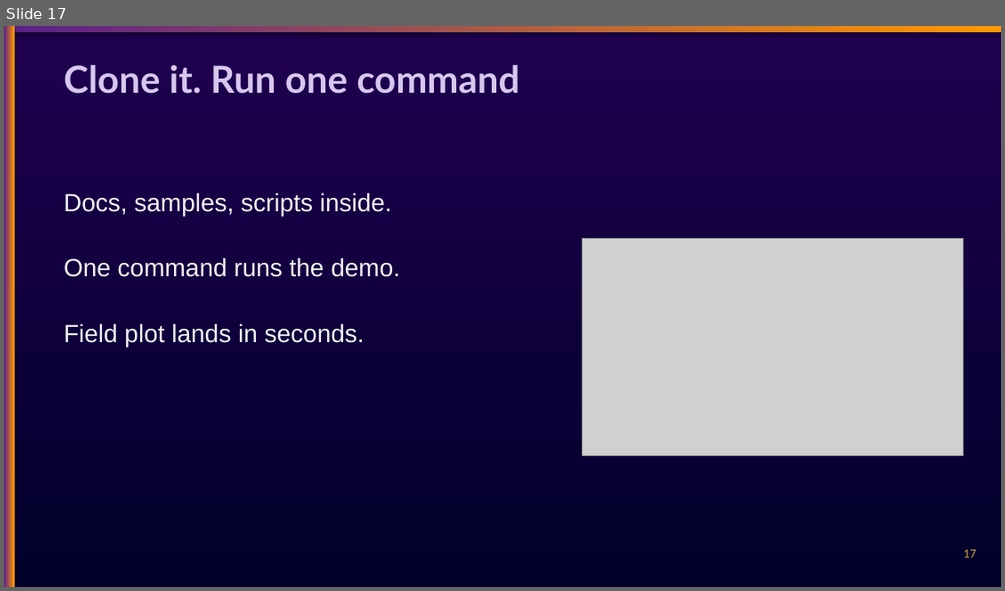
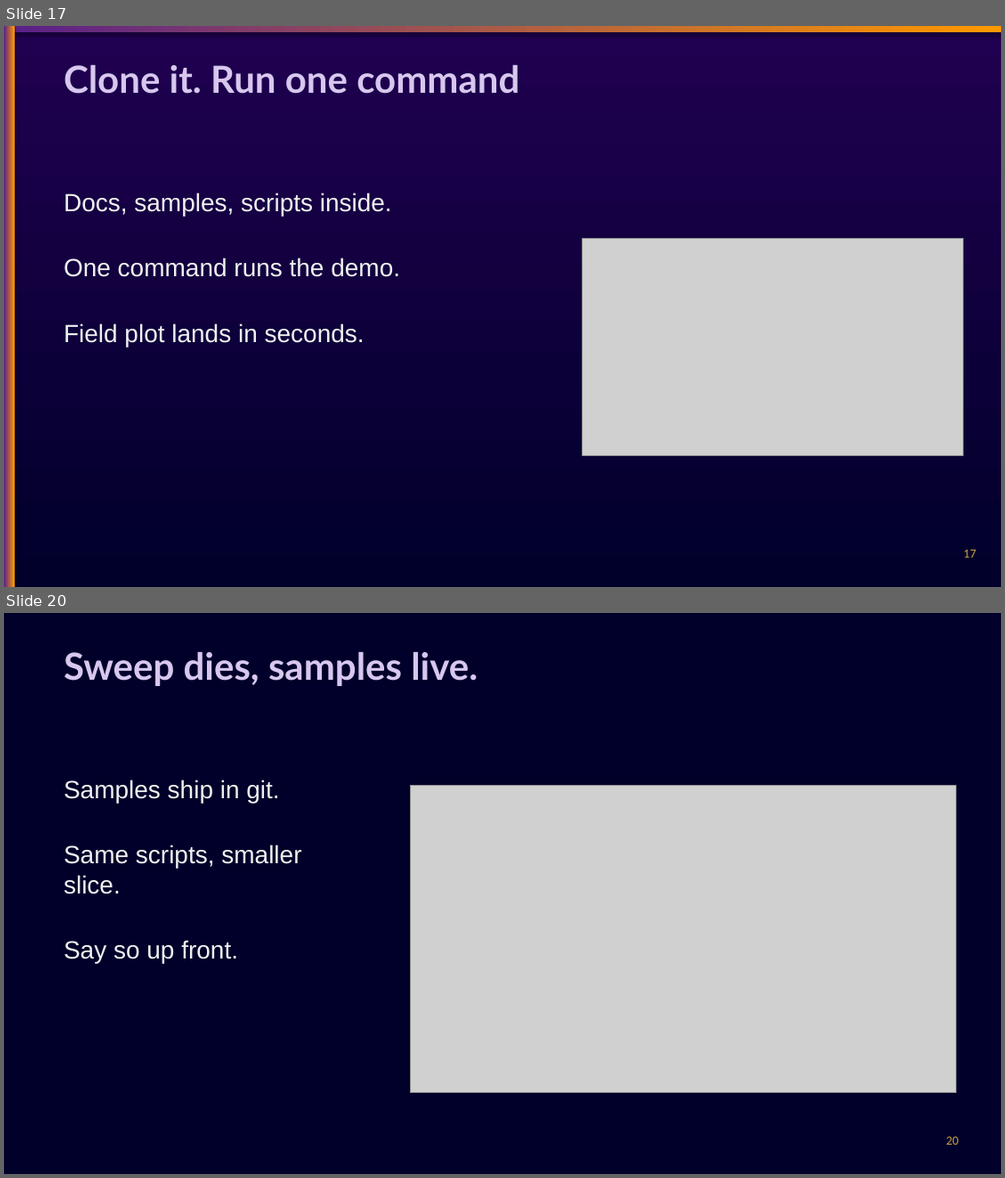
Before and after one commit to chasko-labs/nfl-big-data-bowl-2027, a slide deck: deck/unified.pptx. Shown one above the other, each under a label of ours: slide 17 before the commit, slides 17 and 20 after it; the slides between them are not shown. The pictures are 1005x591 and 1005x1178 pixels, drawn with LibreOffice and Linux fonts; fonts in the diff are those of the drawing; grey boxes stand for pictures. Boxes give left, top, right and bottom in pixels: in the first picture for what was removed or moved away, otherwise in the second. Text is boxed around its words. In the diff, an @@ line names an element or a change of style, - is before the commit and + after.

Commit message:
deck: 5 backup slides 18-22 plus attendee handout

```diff
--- a/deck/unified.pptx
+++ b/deck/unified.pptx
@@ slide 20 added at (4,613,1001,1174), background #00002A @@
@@ text added at (64,651,477,686), 36 pt, text #D7C7EE, bold @@
+Sweep dies, samples live.
@@ text added at (64,779,301,963), 24 pt, text #F0F0F0 @@
+Samples ship in git.
+Same scripts, smaller slice.
+Say so up front.
@@ picture added at (410,785,956,1093) @@
@@ text added at (946,1136,958,1144), 12 pt, text #C9A23F @@
+20
```
Also in this commit, not shown: 4 other slides added, 3 other files.
